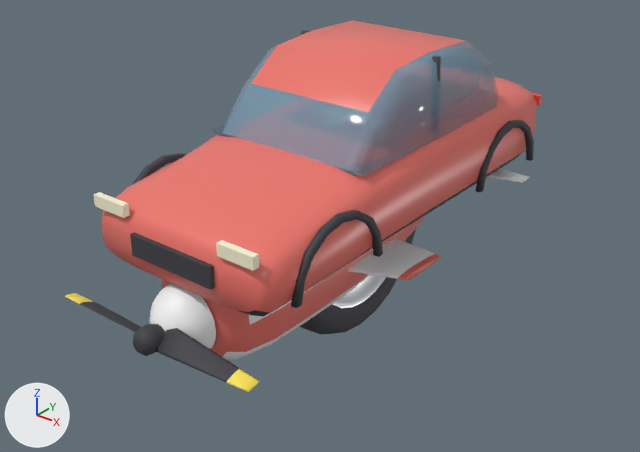
Renders of the glTF model rampa/models.glb from each side of a commit.
Both versions are drawn from a 50 mm camera at (4.44, -5.93, 3.61) aimed at (-0.07, -0.29, 0.11). The axes (+X, +Y, +Z) are drawn at lower left. The lights are the same throughout. The picture after the commit comes second.

Names of what the first picture shows: 'Body', 'CBody', 'CCabin', 'Nose', 'Prop', 'Wheel', 'WingR' and 1 more.
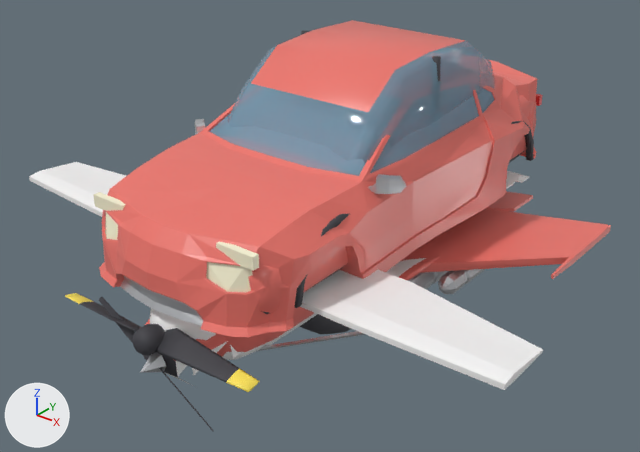
Where the change shows, as pixel boxes [x1, y1, x2, y2] in the pictures (640 x 452 px):
'CarBody', added
    after: [99, 60, 537, 337]
    faces in mat_paint (red #ed766c): [99, 60, 537, 337]
    faces in mat_glass (blue #89b3cb): [209, 89, 494, 176]
    faces in mat_metal (light grey #dadde1): [120, 119, 406, 326]
    faces in mat_light (pale yellow #fff9da): [105, 212, 253, 292]
'P6WingR', added
    after: [300, 170, 543, 390]
'JWingR', added
    after: [401, 191, 611, 294]
    faces in mat_paint (red #ed766c): [401, 191, 611, 279]
    faces in mat_metal (light grey #dadde1): [407, 269, 486, 294]
'P6WingL', added
    after: [29, 162, 126, 217]
'P6Body', added (mostly hidden)
    after: [144, 319, 365, 385]
    faces in mat_metal (light grey #dadde1): [258, 331, 365, 351]
    faces in mat_paint (red #ed766c): [145, 319, 228, 361]
    faces in mat_white (white #f9f9f9): [166, 341, 240, 385]
    faces in mat_dark (dark grey #3f3f45): [144, 352, 178, 377]
'P6Prop', added
    after: [99, 297, 214, 431]
    faces in mat_dark (dark grey #3f3f45): [99, 297, 214, 431]
    faces in mat_metal (light grey #dadde1): [140, 352, 166, 373]

Diff of the bpy script that builds the scene:
```diff
--- a/rampa/models.glb.py
+++ b/rampa/models.glb.py
@@ me_p6wingr_m @@
+me_p6wingr_m.from_pydata(...)  # 34 vertices, 44 faces; spans x -0.34..2.13, y -1.72..1.63, z 0.1..0.35
+# faces by material slot: [42, 2]
+me_p6wingr_m.materials.append(mat_white)  # white #f9f9f9
+me_p6wingr_m.materials.append(mat_dark)  # dark grey #3f3f45
@@ me_p6wingl_m @@
+me_p6wingl_m.from_pydata(...)  # 31 vertices, 40 faces; spans x -2.11..0.36, y -1.68..1.63, z 0.29..0.43
+me_p6wingl_m.materials.append(mat_white)  # white #f9f9f9
@@ me_p6prop_m @@
+me_p6prop_m.from_pydata(...)  # 43 vertices, 74 faces; spans x -0.587..0.587, y -0.15..0.032, z -0.367..0.368
+# faces by material slot: [64, 10]
+me_p6prop_m.materials.append(mat_dark)  # dark grey #3f3f45
+me_p6prop_m.materials.append(mat_metal)  # light grey #dadde1
@@ me_p6body_m @@
+me_p6body_m.from_pydata(...)  # 144 vertices, 172 faces; spans x -1.46..1.48, y -2.32..1.85, z -0.47..1.33
+# faces by material slot: [108, 30, 16, 18]
+me_p6body_m.materials.append(mat_white)  # white #f9f9f9
+me_p6body_m.materials.append(mat_paint)  # red #ed766c
+me_p6body_m.materials.append(mat_metal)  # light grey #dadde1
+me_p6body_m.materials.append(mat_dark)  # dark grey #3f3f45
@@ me_jwingr_m @@
+me_jwingr_m.from_pydata(...)  # 278 vertices, 526 faces; spans x -0.11..1.4, y -0.87..1.86, z -0.35..0.06
+# faces by material slot: [200, 22, 304]
+me_jwingr_m.materials.append(mat_paint)  # red #ed766c
+me_jwingr_m.materials.append(mat_dark)  # dark grey #3f3f45
+me_jwingr_m.materials.append(mat_metal)  # light grey #dadde1
@@ me_carbody_m @@
+me_carbody_m.from_pydata(...)  # 740 vertices, 1468 faces; spans x -1.12..1.12, y -2.36..2.36, z 0.22..1.47
+# faces by material slot: [1250, 62, 124, 10, 22]
+me_carbody_m.materials.append(mat_paint)  # red #ed766c
+me_carbody_m.materials.append(mat_glass)  # blue #89b3cb
+me_carbody_m.materials.append(mat_metal)  # light grey #dadde1
+me_carbody_m.materials.append(mat_light)  # pale yellow #fff9da
+me_carbody_m.materials.append(mat_red)  # red #e73f3f
@@ ob_p6wingr @@
+ob_p6wingr = bpy.data.objects.new('P6WingR', me_p6wingr_m)
+ob_p6wingr.location = (0.36, 0.0, 0.0)
@@ ob_p6wingl @@
+ob_p6wingl = bpy.data.objects.new('P6WingL', me_p6wingl_m)
+ob_p6wingl.location = (-0.36, 0.0, 0.0)
@@ ob_p6prop @@
+ob_p6prop = bpy.data.objects.new('P6Prop', me_p6prop_m)
+ob_p6prop.location = (-0.001, -2.358, -0.227)
@@ ob_p6body @@
+ob_p6body = bpy.data.objects.new('P6Body', me_p6body_m)
+ob_p6body.location = (0.0, 0.0, 0.0)
@@ ob_jwingr @@
+ob_jwingr = bpy.data.objects.new('JWingR', me_jwingr_m)
+ob_jwingr.location = (0.471, 0.0, 0.0)
@@ ob_carbody @@
+ob_carbody = bpy.data.objects.new('CarBody', me_carbody_m)
+ob_carbody.location = (0.0, 0.0, 0.0)
```
